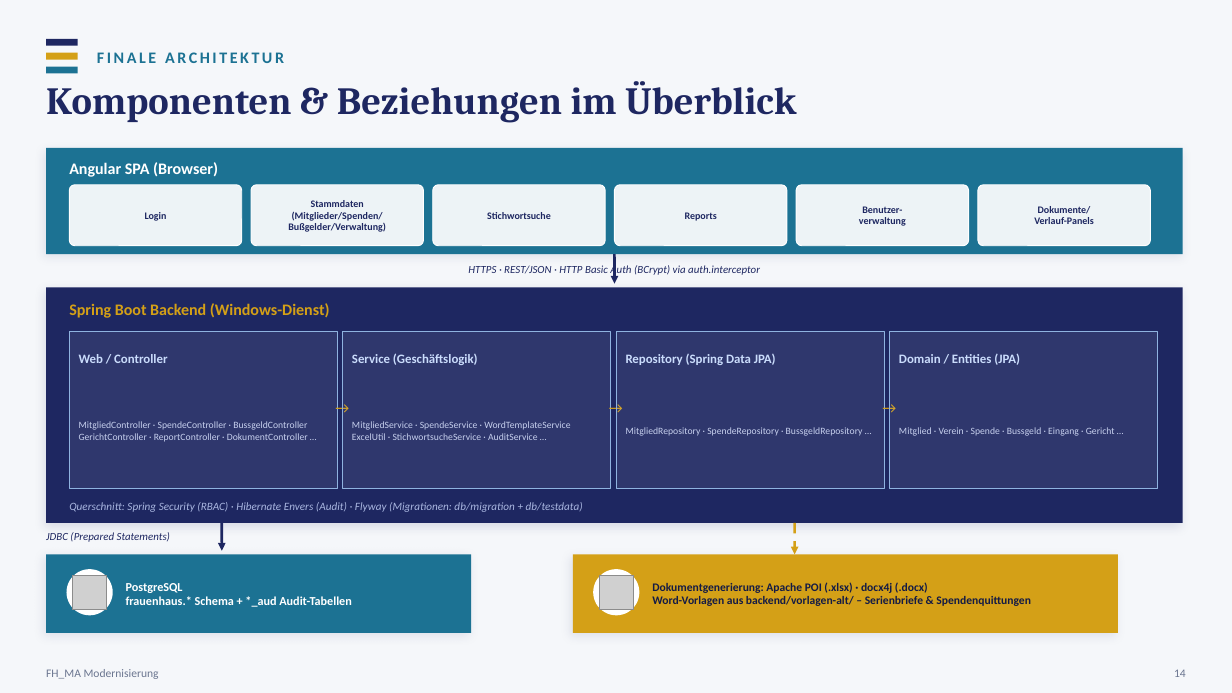
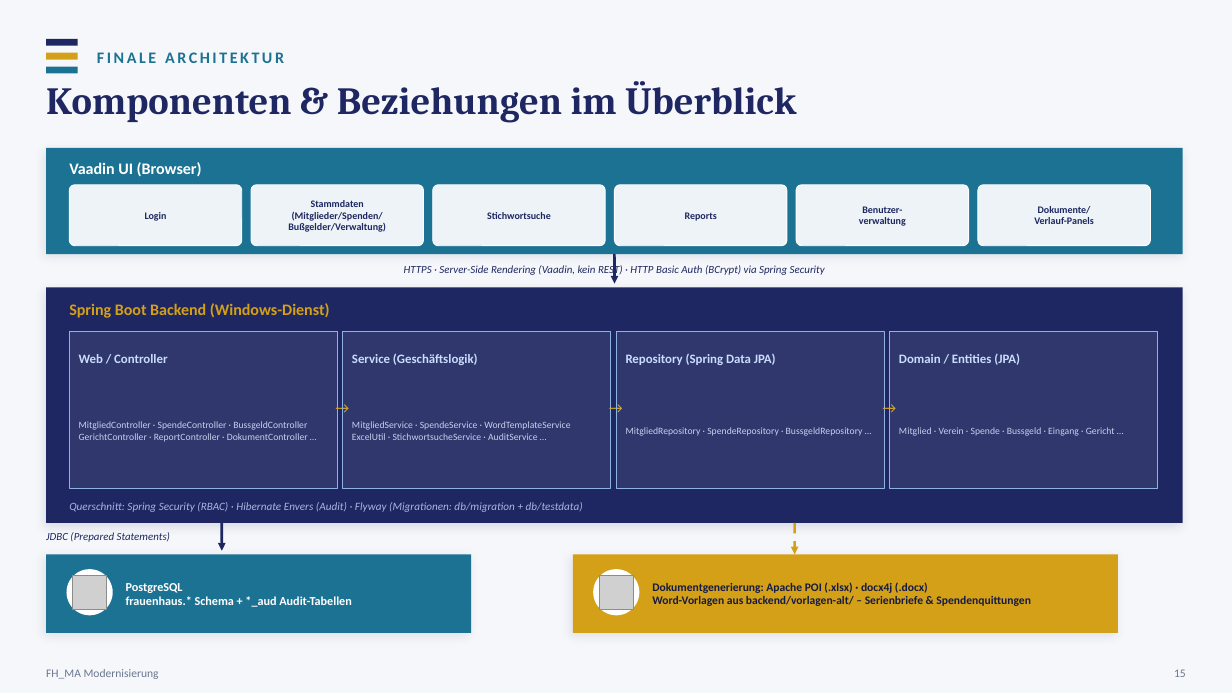
Before and after one commit to Freaky2164/CAS-Advanced-SE, a slide deck: slide 15 of 03-architektur/FH_MA-Architektur-Praesentation.pptx (slide 14 before the commit). Drawn at 1232x693 pixels with LibreOffice and Linux fonts; fonts in the diff are those of the drawing; grey boxes stand for pictures. Boxes give left, top, right and bottom in pixels: in the first picture for what was removed or moved away, otherwise in the second. Text is boxed around its words. In the diff, an @@ line names an element or a change of style, - is before the commit and + after.

```diff
--- a/03-architektur/FH_MA-Architektur-Praesentation.pptx
+++ b/03-architektur/FH_MA-Architektur-Praesentation.pptx
@@ text at (x1=69, y1=162, x2=202, y2=176): text changed @@
-Angular SPA (Browser)
+Vaadin UI (Browser)
@@ text at (x1=404, y1=264, x2=825, y2=276): text changed @@
-HTTPS · REST/JSON · HTTP Basic Auth (BCrypt) via auth.interceptor
+HTTPS · Server-Side Rendering (Vaadin, kein REST) · HTTP Basic Auth (BCrypt) via Spring Security
@@ text at (x1=1174, y1=669, x2=1186, y2=677): text changed @@
-14
+15
```
Also in this commit, not shown: 11 other slides changed, 1 slide added.
